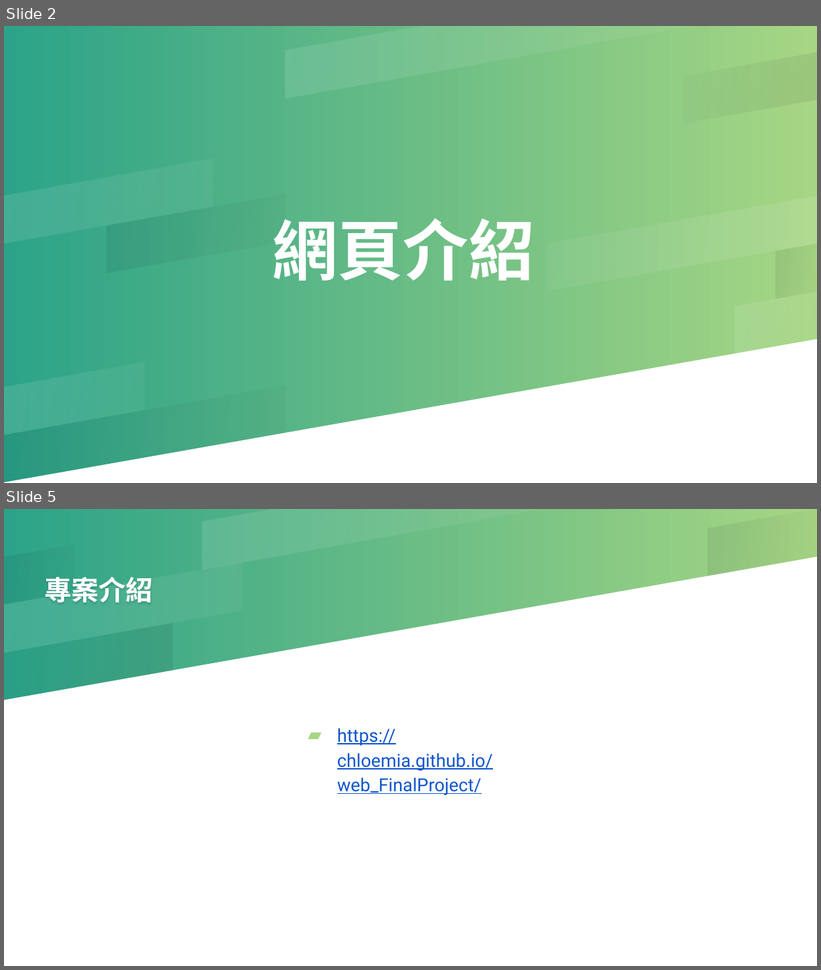
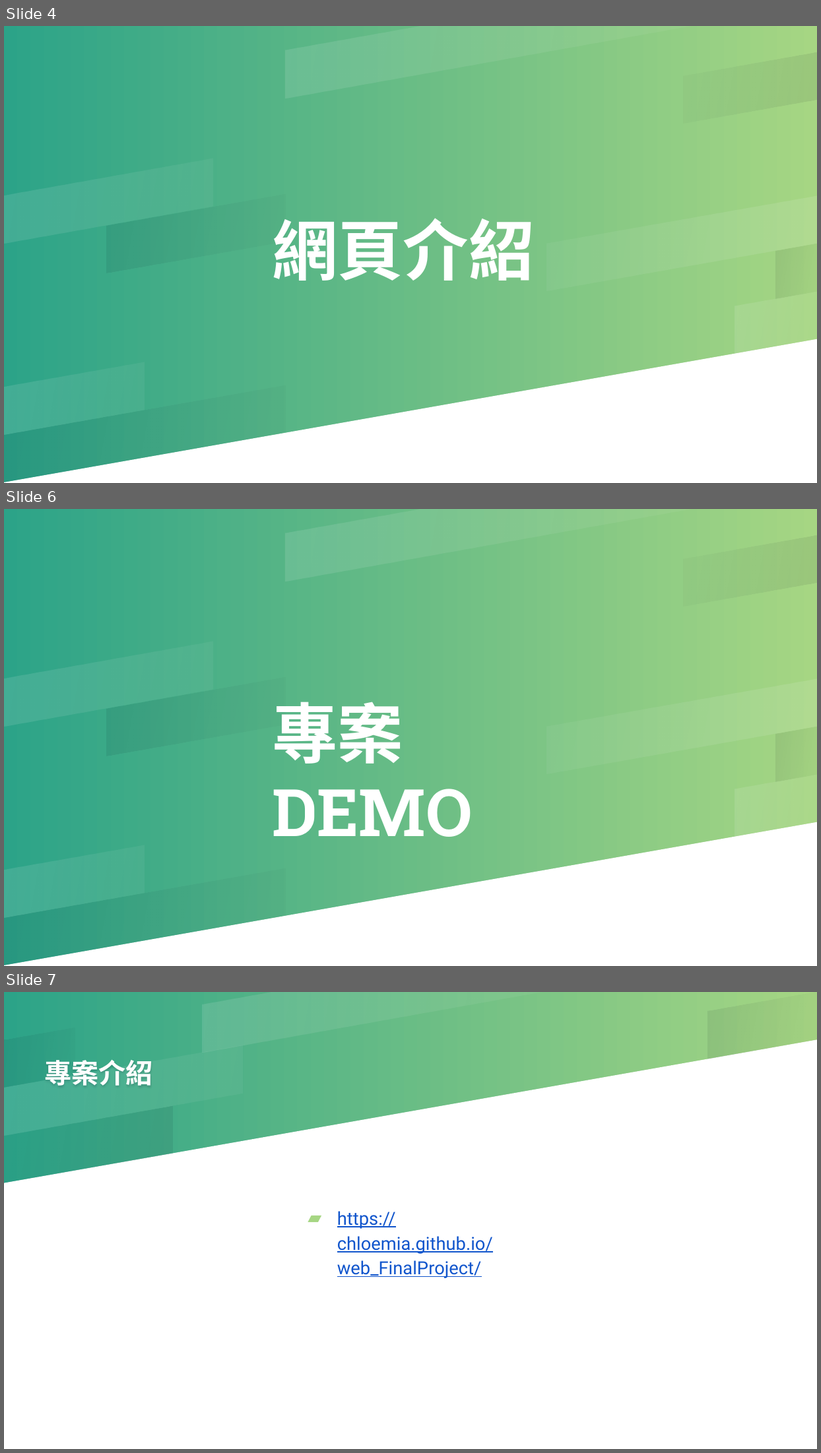
Before and after one commit to ChloeMia/web_FinalProject, a slide deck: 新增 Microsoft PowerPoint 簡報.pptx. Shown one above the other, each under a label of ours: slides 2 and 5 before the commit, slides 4, 6 and 7 after it; the slides between them are not shown. The pictures are 821x970 and 821x1453 pixels, drawn with LibreOffice and Linux fonts; fonts in the diff are those of the drawing. Boxes give left, top, right and bottom in pixels: in the first picture for what was removed or moved away, otherwise in the second. Text is boxed around its words. In the diff, an @@ line names an element or a change of style, - is before the commit and + after.

```diff
--- a/新增 Microsoft PowerPoint 簡報.pptx
+++ b/新增 Microsoft PowerPoint 簡報.pptx
@@ slide 6 added at (4, 509, 817, 966), background gradient #2CA388 to #A6D683; not listed: 10 template elements that a slide beside it also shows @@
@@ text added at (272, 702, 472, 837), 77.3 pt, text #FFFFFF, bold @@
+專案DEMO
@@ what was slide 2 is now slide 4 @@
@@ what was slide 5 is now slide 7 @@
```
Also in this commit, not shown: 2 slides changed, 1 other slide added.
